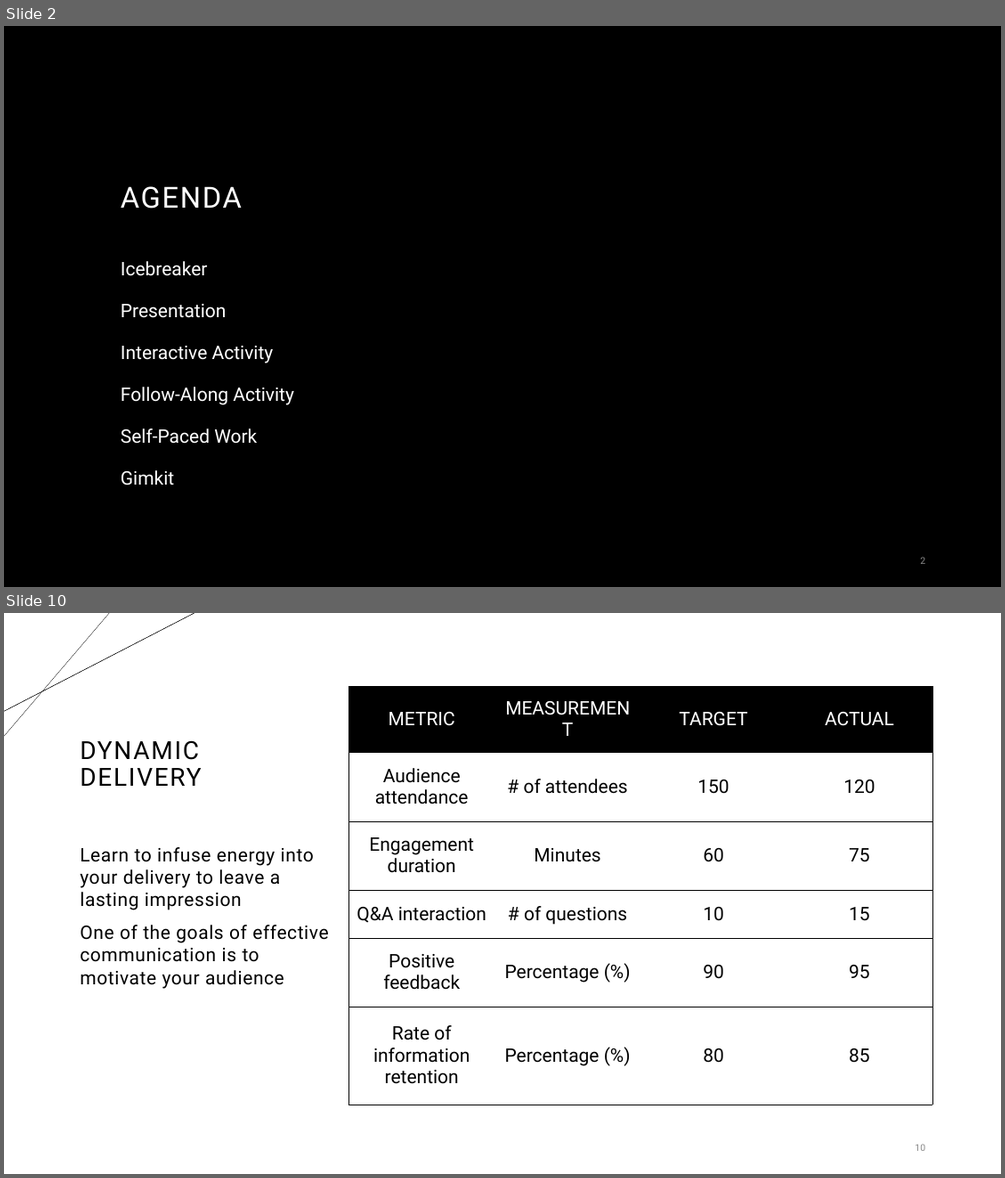
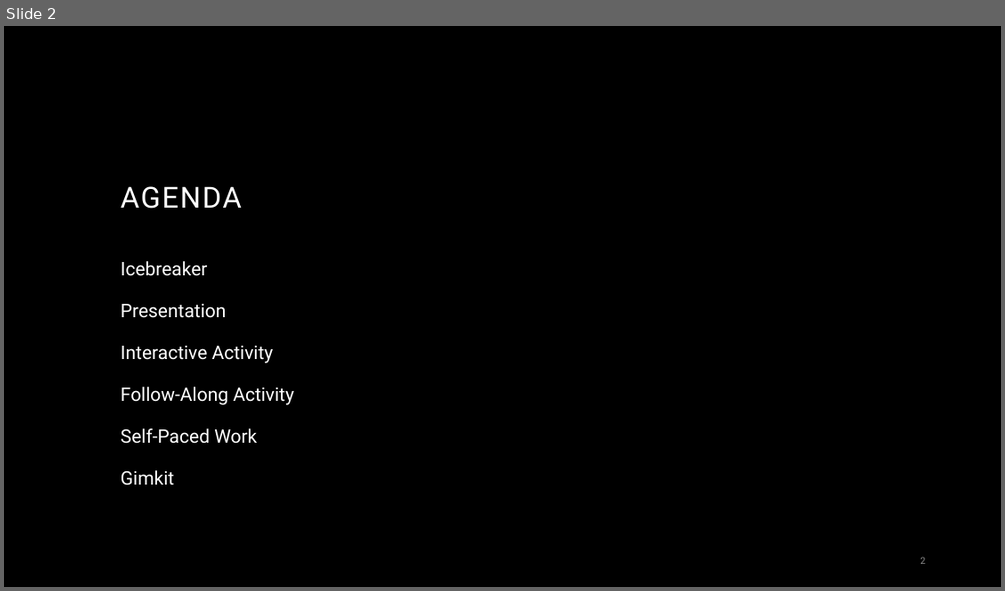
Before and after one commit to hytechcamps/databases, a slide deck: Databases.pptx. Shown one above the other, each under a label of ours: slides 2 and 10 before the commit, slide 2 after it; the slides between them are not shown. The pictures are 1005x1178 and 1005x591 pixels, drawn with LibreOffice and Linux fonts; fonts in the diff are those of the drawing; background and template pictures are left out. Boxes give left, top, right and bottom in pixels: in the first picture for what was removed or moved away, otherwise in the second. Text is boxed around its words. In the diff, an @@ line names an element or a change of style, - is before the commit and + after.

```diff
--- a/Databases.pptx
+++ b/Databases.pptx
@@ slide 10 removed at box(4, 613, 1001, 1174), background #FFFFFF @@
@@ line removed from (109, 613) to (4, 737) @@
@@ line removed from (194, 613) to (4, 711) @@
@@ table removed at box(348, 686, 932, 1104), 6 rows, 4 columns @@
-METRIC | MEASUREMENT | TARGET | ACTUAL
-Audience attendance | # of attendees | 150 | 120
-Engagement duration | Minutes | 60 | 75
-Q&A interaction | # of questions | 10 | 15
-Positive feedback | Percentage (%) | 90 | 95
-Rate of information retention | Percentage (%) | 80 | 85
@@ title removed at box(80, 740, 201, 786) @@
-DYNAMIC
-DELIVERY
@@ text removed at box(80, 847, 328, 989) @@
-Learn to infuse energy into your delivery to leave a lasting impression
-One of the goals of effective communication is to motivate your audience
@@ page number removed at box(914, 1143, 925, 1151) @@
-10
```
Also in this commit, not shown: 2 slides changed, 10 slides added, 8 other slides removed, 33 other files.
